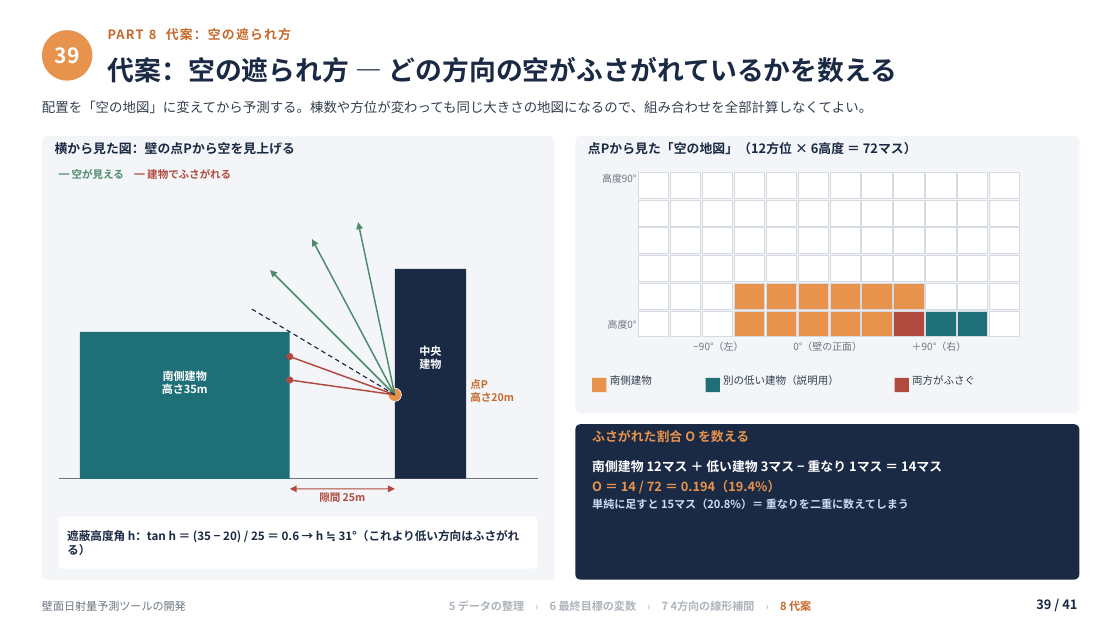
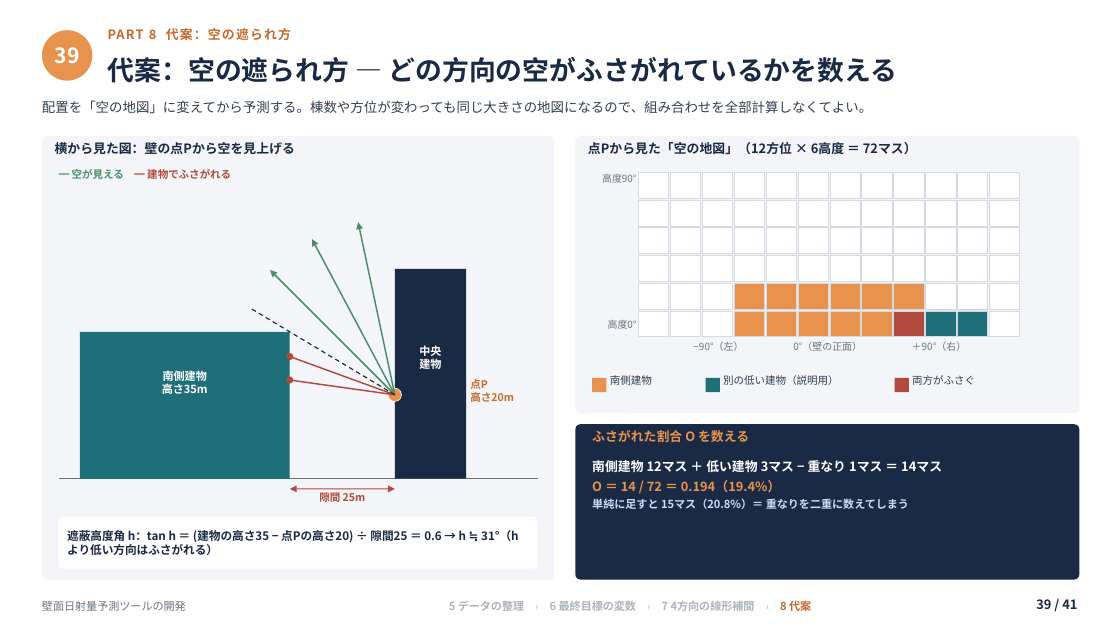
Before and after one commit to koyoy1016-gif/koyo1016, a slide deck: slide 39 of slides/壁面日射量予測ツールの開発_補足付き.pptx. Drawn at 1120x630 pixels with LibreOffice and Linux fonts; fonts in the diff are those of the drawing. Boxes give left, top, right and bottom in pixels: in the first picture for what was removed or moved away, otherwise in the second. Text is boxed around its words. In the diff, an @@ line names an element or a change of style, - is before the commit and + after.

```diff
--- a/slides/壁面日射量予測ツールの開発_補足付き.pptx
+++ b/slides/壁面日射量予測ツールの開発_補足付き.pptx
@@ text at (67,528,499,544): text changed @@
-遮蔽高度角 h：tan h ＝ (35 − 20) / 25 ＝ 0.6 → h ≒ 31°（これより低い方向はふさがれる）
+遮蔽高度角 h：tan h ＝ (建物の高さ35 − 点Pの高さ20) ÷ 隙間25 ＝ 0.6 → h ≒ 31°（hより低い方向はふさがれる）
```
Also in this commit, not shown: 7 other slides changed, 1 other file.
